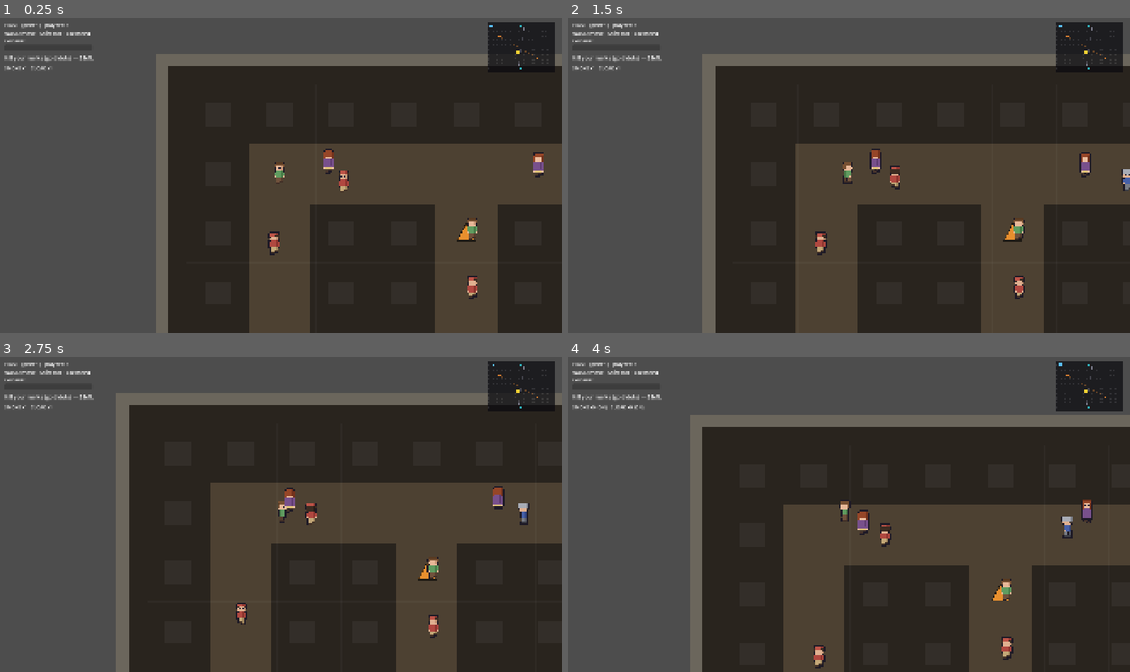
Above: before the commit, frames 1-4 (two rows, left to right).
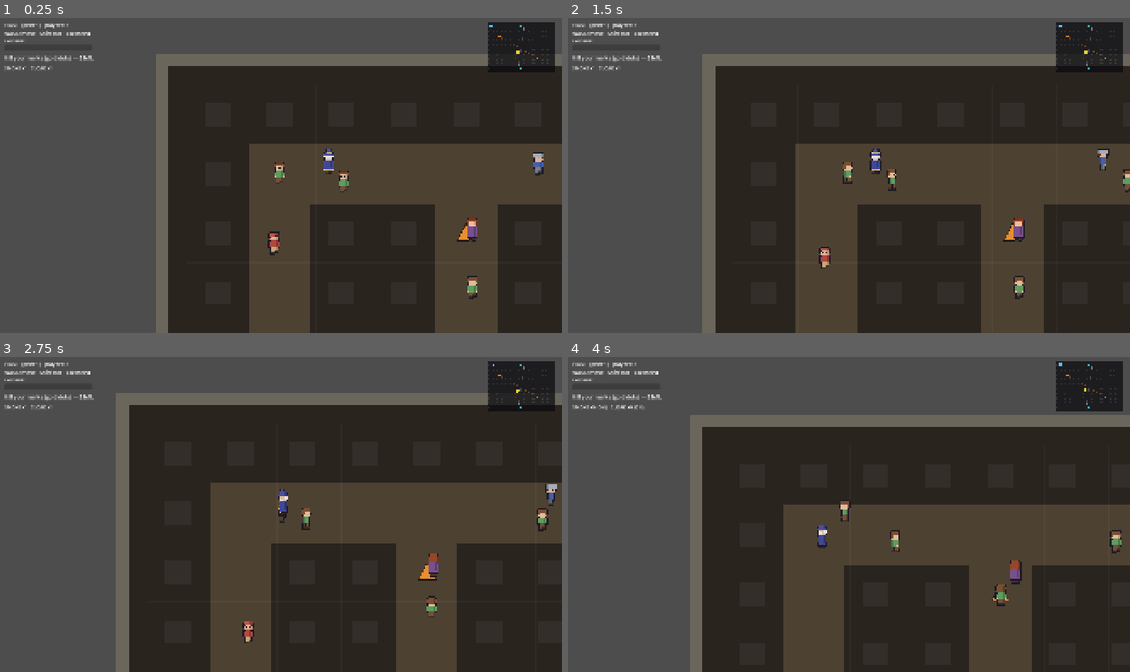
Above: after the commit, the same moments.

Repository: Isidore94/Unseen
Game: Godot game, scene res://scenes/online_match.tscn
Same seed, same stepped clock (60 frames per second), same inputs: the game is played once before the commit and once after it. This scene is started directly instead of the project's main scene.
Inputs:
- Up to frame 1 (0.25 s): no input
- Up to frame 2 (1.5 s): tap Enter at 0.5 s; hold D (move_right) 0.53-1.28 s; tap Space (action_primary) at 0.6 s; hold Q (drop_down) from 1.28 s (still down); tap E (action_secondary) at 1.35 s
- Up to frame 3 (2.75 s): release Q (drop_down) at 2.03 s; hold D (move_right) from 2.03 s (still down); tap F (interact) at 2.1 s
- Up to frame 4 (4 s): release D (move_right) at 2.78 s; hold W (move_up) 2.78-3.53 s; tap R (item_primary) at 2.85 s; hold A (move_left) from 3.53 s (still down); tap T (item_secondary) at 3.6 s

The runs differ from the first frame. In frame 1, 0.5% of the frame differs, in the area x 57-97%, y 41-89%; in frame 2, 1.0%; in frame 3, 1.4%, in the area x 41-100%, y 10-91%; in frame 4, 1.4%.

Commit message:
Phase 8.4: replicate cosmetic loadouts over the network (ids only)
Each player's and NPC's full look now travels as a compact loadout payload (ids only,
no textures/node state) inside the existing host spawn data, so the MultiplayerSpawner
replicates it to every peer once and they rebuild the identical rig via apply_loadout.

- Clients submit their equipped loadout to the host once on join (_submit_loadout),
  before requesting their spawn; static for the match, never per-frame (§5).
- Host stamps each peer's loadout into spawn_data; falls back to a DEFAULT look, and
  reads its own inventory for the host player.
- NPC crowd: host picks each NPC's loadout once and replicates it compactly, so all
  clients see the same crowd with near-zero ongoing bandwidth.
- Legacy appearance_index still shipped as a fallback so nothing older breaks.
- On-change re-apply seam left explicitly in _submit_loadout.

COSMETIC_SYSTEM_SPEC.md §5.

Co-Authored-By: Claude Opus 4.8 <noreply@anthropic.com>
Claude-Session: https://claude.ai/code/session_01JX93Pd9zWah56a4JdJSh19

Diff:
--- a/scripts/online_match.gd
+++ b/scripts/online_match.gd
@@ -83,6 +83,11 @@
 ## slot to use. Lives only on the host (the referee) — clients never see it.
 var _players_by_peer: Dictionary = {}
 var _next_spawn_index: int = 0
+
+## Host-only: each peer's chosen cosmetic loadout payload (ids only), submitted by that
+## client on join (§5). Used to fill the player's spawn_data so everyone renders them the
+## same. Missing = the host builds a default look. Static during a match.
+var _loadout_by_peer: Dictionary = {}
 
 ## Host-only: which crowd NPCs are each peer's secret marks (an Array of Npc, since a
 ## player now has `marks_per_player` of them — §7.0). The mapping never leaves the host;
@@ -272,9 +277,15 @@
 		var spawn_position := Vector2.ZERO
 		if map != null:
 			spawn_position = map.random_edge_walkable_point() if is_traveler else map.random_walkable_point()
+		# The host picks this NPC's whole look ONCE here as a compact loadout payload
+		# (ids only). The spawner replicates spawn_data verbatim to every client, so all
+		# peers rebuild the identical NPC with near-zero ongoing bandwidth (§5).
+		var loadout_payload := _random_npc_loadout_payload()
 		var spawn_data := {
 			"pos": spawn_position,
-			"appearance": randi() % NUM_SHEETS,
+			# appearance kept as a fallback for older paths; loadout below is authoritative.
+			"appearance": _body_index_from_payload(loadout_payload),
+			"loadout": loadout_payload,
 			"traveler": is_traveler,
 			"wander_radius": randf_range(250.0, 500.0),
 		}
@@ -354,10 +365,15 @@
 
 
 func _spawn_player_for_peer(peer_id: int) -> void:
+	# This peer's chosen look. If they submitted a loadout on join we use it; otherwise we
+	# build a sensible default (a body from their spawn order + the DEFAULT items). Either
+	# way the spawner replicates it to everyone, so all peers render this player identically.
+	var loadout_payload := _loadout_for_peer(peer_id)
 	var spawn_data := {
 		"peer": peer_id,
 		"pos": _spawn_position_for_index(_next_spawn_index),
-		"appearance": _next_spawn_index % NUM_SHEETS,
+		"appearance": _body_index_from_payload(loadout_payload),
+		"loadout": loadout_payload,
 	}
 	var character := _player_spawner.spawn(spawn_data)
 	_players_by_peer[peer_id] = character
@@ -475,6 +491,10 @@
 
 
 func _announce_ready_to_host() -> void:
+	# Tell the host our chosen look FIRST (a reliable RPC, so it arrives before the spawn
+	# request that follows), then ask to be spawned. Sending it once here is the whole
+	# join-time loadout sync (§5) — it's static for the match, so nothing repeats per-frame.
+	_submit_loadout.rpc_id(1, _local_loadout_payload())
 	# "Host, my scene is up — please spawn my character." Runs the host's _request_spawn.
 	_request_spawn.rpc_id(1)
 	_update_status()
@@ -490,6 +510,9 @@
 	character.network_controlled = true
 	character.controlling_peer_id = int(spawn_data["peer"])
 	character.appearance_index = int(spawn_data["appearance"])
+	# Full host-replicated look (ids only). player._setup_network_role applies it via
+	# apply_loadout; falls back to appearance_index when absent.
+	character.loadout_payload = spawn_data.get("loadout", {})
 	character.player_id = int(spawn_data["peer"])
 	character.position = spawn_data["pos"]
 	# The host decides the look, so stop the visual from picking its own at random.
@@ -505,6 +528,9 @@
 	var npc := NPC_SCENE.instantiate() as Npc
 	npc.network_controlled = true
 	npc.appearance_index = int(spawn_data["appearance"])
+	# Full host-chosen look (ids only). npc._setup_network_role applies it via apply_loadout;
+	# it falls back to appearance_index if this is somehow absent.
+	npc.loadout_payload = spawn_data.get("loadout", {})
 	npc.position = spawn_data["pos"]
 	npc.is_traveler = bool(spawn_data["traveler"])
 	npc.home_position = spawn_data["pos"]  # homebodies mill around where they spawned
@@ -513,6 +539,68 @@
 	if visual != null:
 		visual.set("randomize_on_ready", false)
 	return npc
+
+
+# === cosmetic loadouts (network replication, §5) ===========================
+
+# Client → host: "here is the look I have equipped." Sent once on join (see
+# _announce_ready_to_host). The host stores it and stamps it into this peer's spawn_data
+# so every machine renders them identically. Ids only — near-zero bandwidth, never per-frame.
+@rpc("any_peer", "reliable")
+func _submit_loadout(payload: Dictionary) -> void:
+	if not multiplayer.is_server():
+		return
+	var sender := multiplayer.get_remote_sender_id()
+	_loadout_by_peer[sender] = payload
+	# ON-CHANGE seam: if this peer already has a live character (a mid-match wardrobe
+	# change), we'd re-broadcast + re-apply here. Loadouts are static during a match today
+	# (§5), so we only stash it for the (re)spawn. Hook left intentionally for later.
+
+
+# The loadout payload for the human at THIS machine, read from the account inventory if
+# present (built later in CosmeticInventory). Empty when there's no inventory yet — the
+# host then falls back to a default look.
+func _local_loadout_payload() -> Dictionary:
+	var inv := get_node_or_null("/root/CosmeticInventory")
+	if inv != null and inv.has_method("equipped_payload"):
+		return inv.call("equipped_payload")
+	return {}
+
+
+# Host-only: the payload to spawn `peer_id` with — their submitted loadout if we have it,
+# our own inventory for the host's own player, else a sensible default.
+func _loadout_for_peer(peer_id: int) -> Dictionary:
+	if _loadout_by_peer.has(peer_id):
+		return _loadout_by_peer[peer_id]
+	if peer_id == multiplayer.get_unique_id():
+		var mine := _local_loadout_payload()
+		if not mine.is_empty():
+			return mine
+	return _default_loadout_payload(_next_spawn_index % NUM_SHEETS)
+
+
+# A baseline loadout: the given body sheet + the DEFAULT (free) items for the other slots.
+func _default_loadout_payload(body_index: int) -> Dictionary:
+	var loadout := Loadout.new()
+	loadout.set_item(CosmeticItem.Slot.BODY, CosmeticRegistry.body_id_for_index(body_index))
+	loadout.set_item(CosmeticItem.Slot.OUTFIT, &"outfit_none")
+	loadout.set_item(CosmeticItem.Slot.HEAD, &"hat_none")
+	loadout.set_item(CosmeticItem.Slot.WEAPON, &"weapon_none")
+	return loadout.to_payload()
+
+
+# A random crowd look drawn from the global pool (the §4 config hook lives in the registry).
+func _random_npc_loadout_payload() -> Dictionary:
+	return Loadout.randomized(CosmeticRegistry.npc_pool_by_slot()).to_payload()
+
+
+# Pull the body sheet index back out of a loadout payload, for the legacy `appearance`
+# field we still ship alongside the loadout for back-compat.
+func _body_index_from_payload(payload: Dictionary) -> int:
+	var body_id := Loadout.from_payload(payload).get_item(CosmeticItem.Slot.BODY)
+	if body_id == &"":
+		return 0
+	return CosmeticRegistry.index_for_body_id(body_id)
 
 
 func _spawn_position_for_index(index: int) -> Vector2:
--- a/scripts/player.gd
+++ b/scripts/player.gd
@@ -58,7 +58,14 @@
 @export var network_camera_zoom: Vector2 = Vector2(1.1, 1.1)
 ## (Online) Which sprite sheet (0-4) this character wears. The host assigns it; every
 ## peer receives the same value at spawn, so the crowd looks identical on all screens.
+## Kept for back-compat; the full look now travels as `loadout_payload` (which wins
+## when present).
 @export var appearance_index: int = 0
+
+## (Online) The compact cosmetic loadout the host replicated for this player at spawn
+## (§5). Ids only, no textures — reconstructed into a Loadout and applied to the rig.
+## Empty = fall back to the legacy body-only appearance_index above.
+@export var loadout_payload: Dictionary = {}
 
 # --- client-side prediction tuning (the "feel" pass, MULTIPLAYER_PLAN.md §2) ---
 ## (Online) How fast a character you DON'T control slides toward its latest replicated
@@ -146,10 +153,14 @@
 	# Is this character controlled by the human sitting at THIS machine?
 	_is_locally_controlled = (controlling_peer_id == multiplayer.get_unique_id())
 
-	# Wear the sheet the host assigned (every peer got the same number at spawn).
+	# Wear what the host assigned at spawn (every peer got the same data). Prefer the full
+	# loadout (all four rig layers); fall back to the legacy body-only index if none.
 	var visual := get_node_or_null("CharacterVisual")
-	if visual != null and visual.has_method("set_appearance"):
-		visual.call("set_appearance", appearance_index)
+	if visual != null:
+		if not loadout_payload.is_empty() and visual.has_method("apply_loadout"):
+			visual.call("apply_loadout", Loadout.from_payload(loadout_payload))
+		elif visual.has_method("set_appearance"):
+			visual.call("set_appearance", appearance_index)
 
 	# Only my own character gets the camera; the others are just people I watch.
 	var camera := get_node_or_null("Camera2D") as Camera2D
